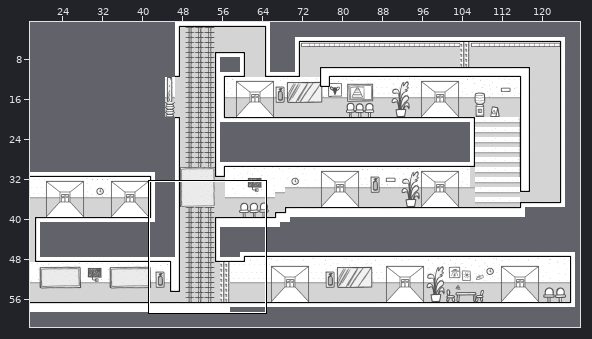
Level history. Tiled map: assets/map/tiled/level2.tmx. The picture above shows the old version from afar; the outline marks the close-up.
Close-up. Before the commit:
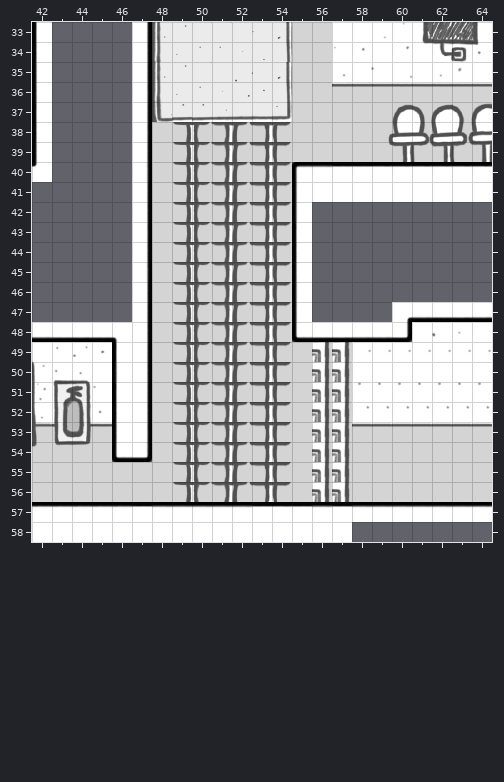
Cells are 32x32 px. Shown: x 42..64, y 33..58. The commit also changed other parts of the map, which this record leaves out.
Now the later version:
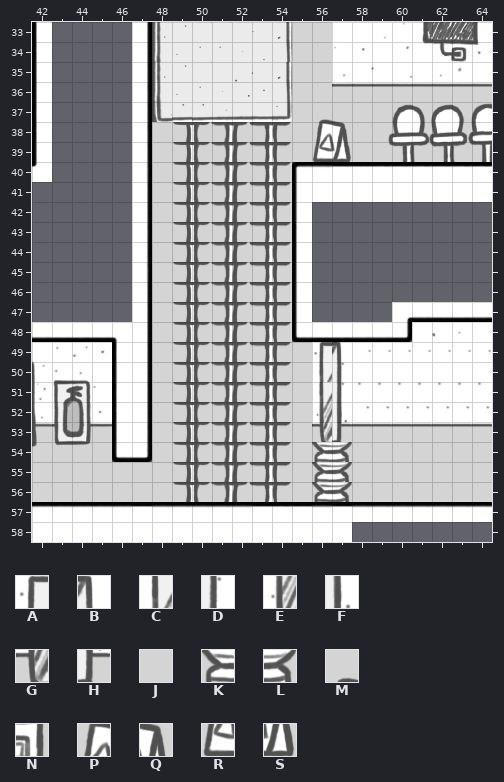
Key: from "MapTileset": A 108, B 115, C 188, D 195, E 268, F 275, G 348, H 355, J 413, K 455, L 456, M 458, N 536, P 538, Q 539, R 618, S 619.
_ is an empty cell.
From old to new:
{"where": "layer \"wall2/wall\""}
{"y":49,"x":56,"old":"NN","new":"AB"}
{"y":50,"x":56,"old":"NN","new":"CD"}
{"y":51,"x":56,"old":"NN","new":"CD"}
{"y":52,"x":56,"old":"NN","new":"EF"}
{"y":53,"x":56,"old":"NN","new":"GH"}
{"y":54,"x":56,"old":"NN","new":"KL"}
{"y":55,"x":56,"old":"NN","new":"KL"}
{"y":56,"x":56,"old":"NN","new":"KL"}
{"where": "layer \"zone1/backgroundScenery\""}
{"y":37,"x":56,"old":"J","new":"M"}
{"y":38,"x":56,"old":"JJ","new":"PQ"}
{"y":39,"x":56,"old":"JJ","new":"RS"}
